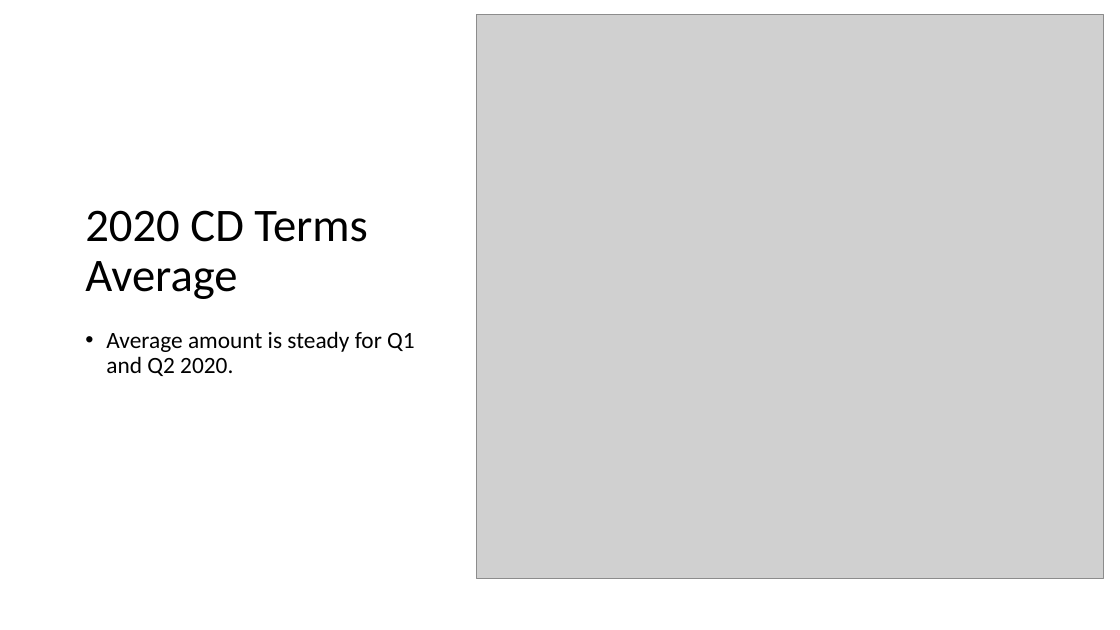
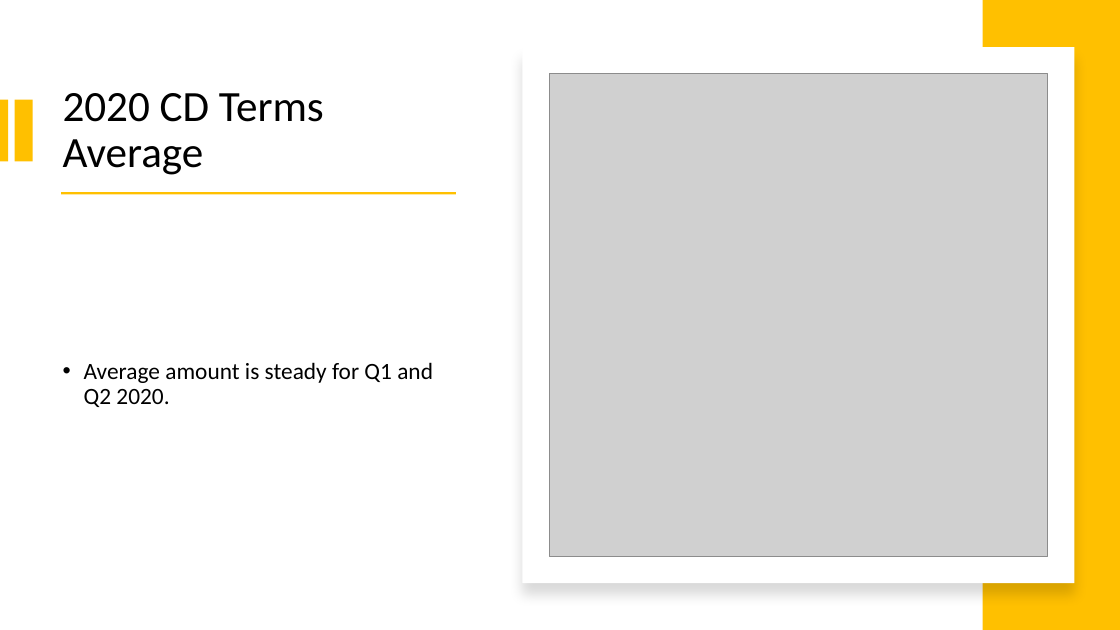
Before and after one commit to StephanieChew-nyc/Stephanie_Chew_Capstone_4, a slide deck: slide 8 of Stephanie_Chew_Capstone_4.pptx. Drawn at 1120x630 pixels with LibreOffice and Linux fonts; fonts in the diff are those of the drawing; grey boxes stand for pictures. Boxes give left, top, right and bottom in pixels: in the first picture for what was removed or moved away, otherwise in the second. Text is boxed around its words. In the diff, an @@ line names an element or a change of style, - is before the commit and + after.

```diff
--- a/Stephanie_Chew_Capstone_4.pptx
+++ b/Stephanie_Chew_Capstone_4.pptx
@@ rectangle added at [983, 0, 1120, 630], fill #FFC000 @@
@@ rectangle added at [523, 47, 1075, 583], fill #FFFFFF @@
@@ title "2020 CD Terms Average": place and size @@
-title "2020 CD Terms Average" at [85, 210, 367, 299]
+title "2020 CD Terms Average" at [63, 93, 324, 175]
@@ title "2020 CD Terms Average" at [63, 93, 324, 175]: size 40 to 37 pt; vertical alignment bottom to middle @@
@@ picture: place and size @@
-picture at [476, 15, 1104, 579]
+picture at [549, 73, 1048, 556]
@@ rectangle added at [0, 99, 8, 161], fill #FFC000 @@
@@ rectangle added at [14, 99, 32, 161], fill #FFC000 @@
@@ rectangle added at [61, 192, 456, 195], fill #FFC000 @@
@@ text "Average amount is steady for ...": place and size @@
-text "Average amount is steady for ..." at [106, 331, 415, 376]
+text "Average amount is steady for ..." at [84, 362, 433, 407]
@@ text "Average amount is steady for ..." at [84, 362, 433, 407]: vertical alignment top to middle @@
```
Also in this commit, not shown: 3 other slides changed, 1 slide removed, 15 other files.
